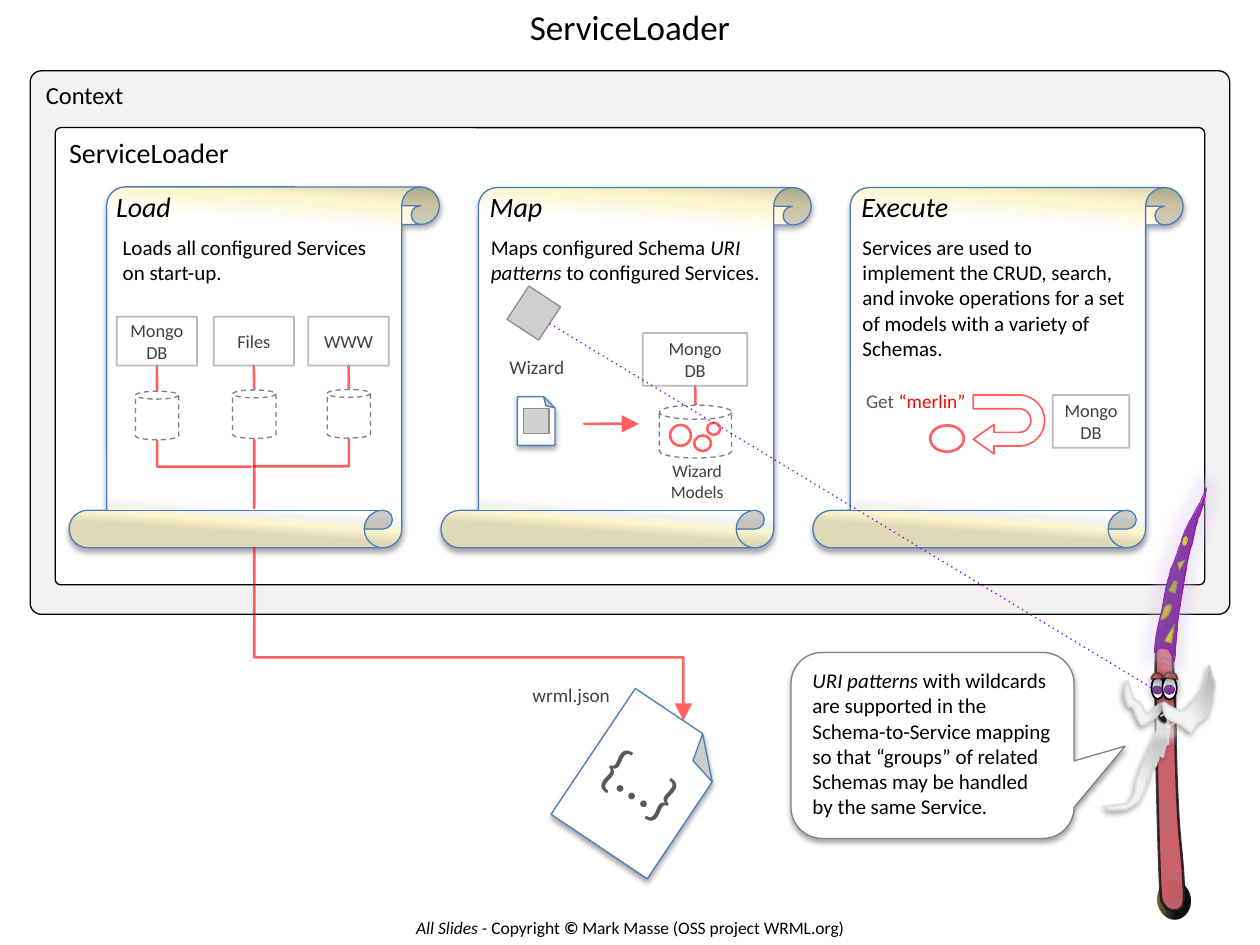
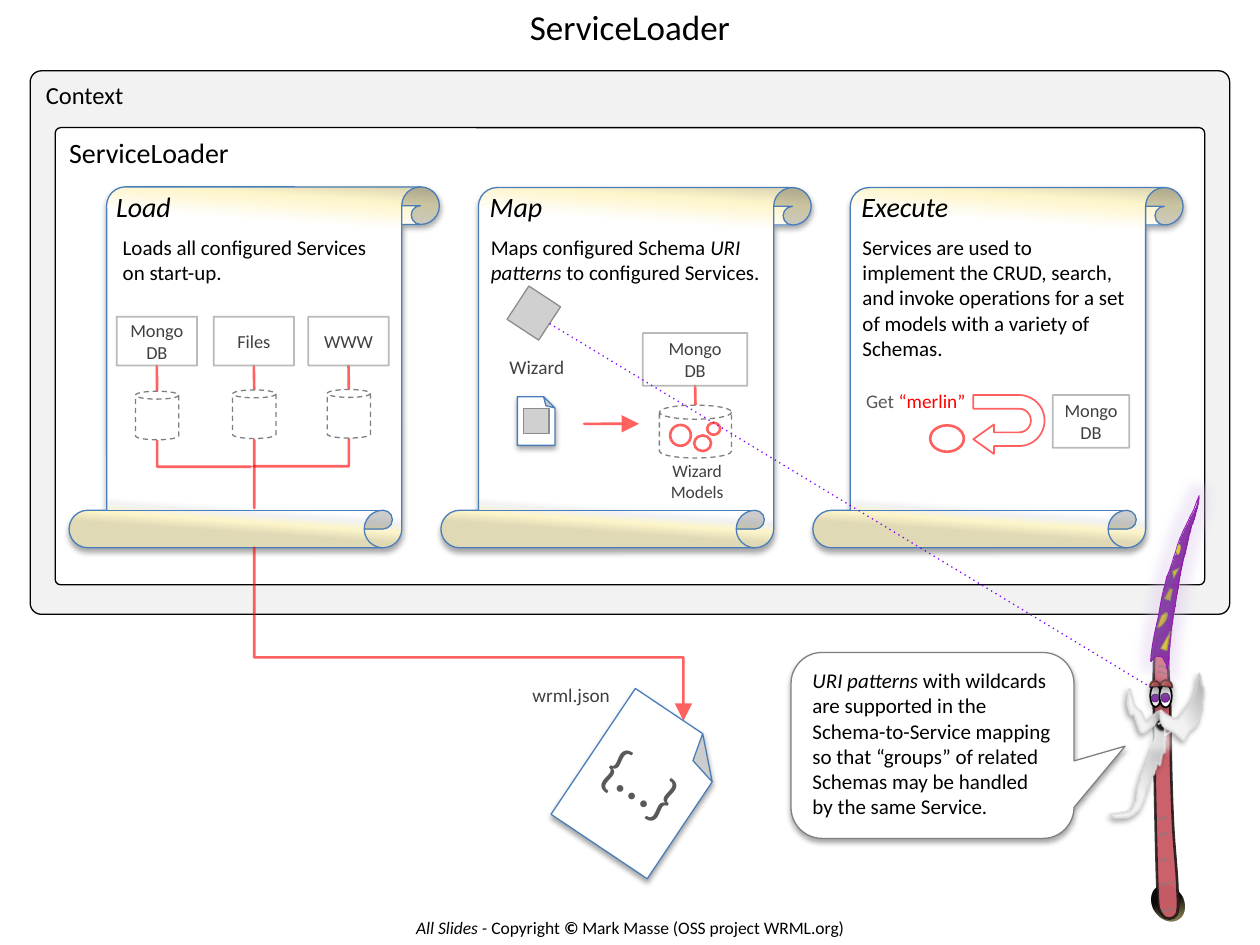
Before and after one commit to wrml/wrml, a slide deck: slide 17 of doc/WRML_DesignNotes.pptx (slide 10 before the commit). Drawn at 1260x945 pixels with LibreOffice and Linux fonts; fonts in the diff are those of the drawing; grey boxes stand for pictures. Boxes give left, top, right and bottom in pixels: in the first picture for what was removed or moved away, otherwise in the second. Text is boxed around its words. In the diff, an @@ line names an element or a change of style, - is before the commit and + after.

```diff
--- a/doc/WRML_DesignNotes.pptx
+++ b/doc/WRML_DesignNotes.pptx
@@ freeform shape: place and size @@
-freeform shape at <box>1152,484,1207,664</box>
+freeform shape at <box>1148,492,1199,671</box>
@@ freeform shape: place and size @@
-freeform shape at <box>1157,512,1201,648</box>
+freeform shape at <box>1154,521,1192,657</box>
@@ freeform shape: place and size @@
-freeform shape at <box>1155,624,1184,911</box>
+freeform shape at <box>1154,631,1178,919</box>
@@ freeform shape: place and size @@
-freeform shape at <box>1123,681,1162,726</box>
+freeform shape at <box>1127,689,1161,734</box>
@@ chord (boxed as its full ellipse): place and size @@
-chord (boxed as its full ellipse) at <box>1150,672,1166,687</box>
+chord (boxed as its full ellipse) at <box>1149,679,1162,694</box>
@@ ellipse: place and size @@
-ellipse at <box>1152,677,1164,699</box>
+ellipse at <box>1150,684,1160,707</box>
@@ freeform shape: place and size @@
-freeform shape at <box>1162,658,1172,660</box>
+freeform shape at <box>1158,672,1166,674</box>
@@ freeform shape: place and size @@
-freeform shape at <box>1162,664,1215,734</box>
+freeform shape at <box>1159,672,1204,742</box>
@@ freeform shape: place and size @@
-freeform shape at <box>1160,663,1171,665</box>
+freeform shape at <box>1159,665,1167,668</box>
@@ chord (boxed as its full ellipse): place and size @@
-chord (boxed as its full ellipse) at <box>1162,671,1177,686</box>
+chord (boxed as its full ellipse) at <box>1160,680,1172,695</box>
@@ freeform shape: place and size @@
-freeform shape at <box>1130,700,1157,720</box>
+freeform shape at <box>1131,708,1154,727</box>
@@ ellipse at <box>1151,693,1160,703</box>: rotation 6 to 17 degrees @@
@@ ellipse "z": place and size @@
-ellipse "z" at <box>1155,709,1169,725</box>
+ellipse "z" at <box>1154,718,1167,733</box>
@@ ellipse at <box>1161,693,1171,702</box>: rotation 17 to 6 degrees @@
@@ freeform shape: place and size @@
-freeform shape at <box>1166,682,1210,724</box>
+freeform shape at <box>1162,691,1200,733</box>
@@ 4 ellipses, 1 freeform shape: place and size @@
-4 ellipses, 1 freeform shape at <box>1155,537,1188,811</box>
+4 ellipses, 1 freeform shape at <box>1152,544,1181,819</box>
@@ freeform shape: place and size @@
-freeform shape at <box>1101,715,1172,810</box>
+freeform shape at <box>1107,722,1168,817</box>
@@ freeform shape: place and size @@
-freeform shape at <box>1119,722,1184,784</box>
+freeform shape at <box>1121,731,1179,790</box>
@@ freeform shape: place and size @@
-freeform shape at <box>1128,727,1174,798</box>
+freeform shape at <box>1129,735,1169,806</box>
@@ 2 triangles, 2 freeform shapes, 1 chord (boxed as its full ellipse), 1 trapezoid: place and size @@
-2 triangles, 2 freeform shapes, 1 chord (boxed as its full ellipse), 1 trapezoid at <box>1158,558,1186,853</box>
+2 triangles, 2 freeform shapes, 1 chord (boxed as its full ellipse), 1 trapezoid at <box>1155,566,1179,861</box>
@@ ellipse at <box>1148,880,1188,925</box>: outline #948A54 0.75 pt to #000000 1 pt; rotation 320 to 260 degrees @@
@@ freeform shape: place and size @@
-freeform shape at <box>1166,900,1179,903</box>
+freeform shape at <box>1162,881,1174,885</box>
@@ freeform shape: place and size @@
-freeform shape at <box>1166,873,1181,877</box>
+freeform shape at <box>1162,908,1173,912</box>
```
Also in this commit, not shown: 7 other slides changed, 7 slides added, 8 other files.
